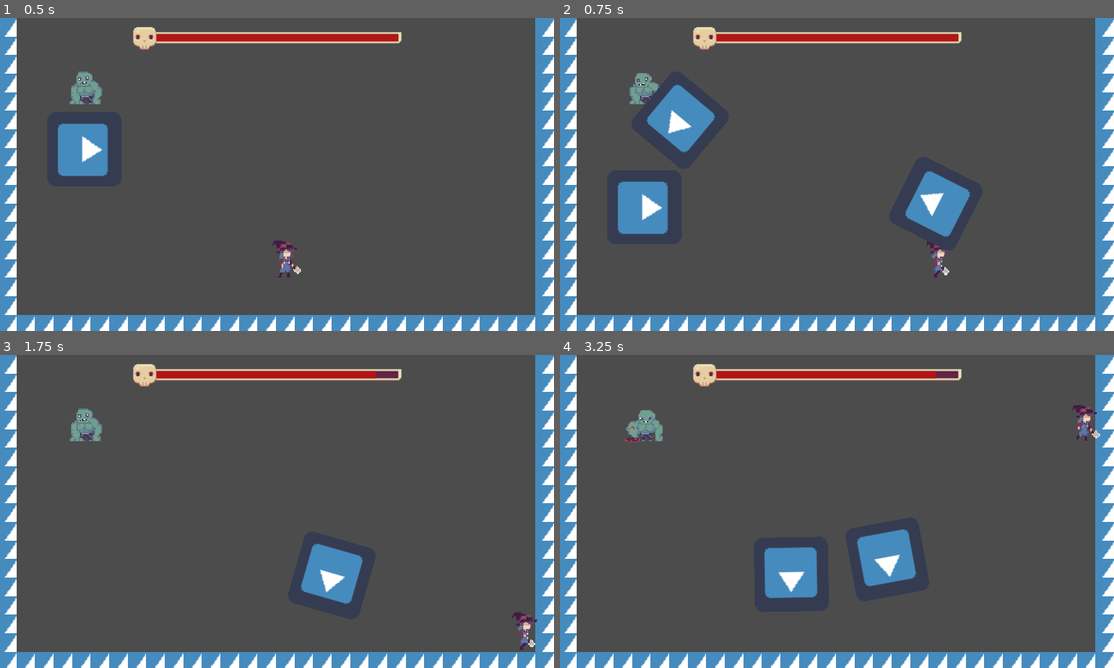
Above: before the commit, frames 1-4 (two rows, left to right).
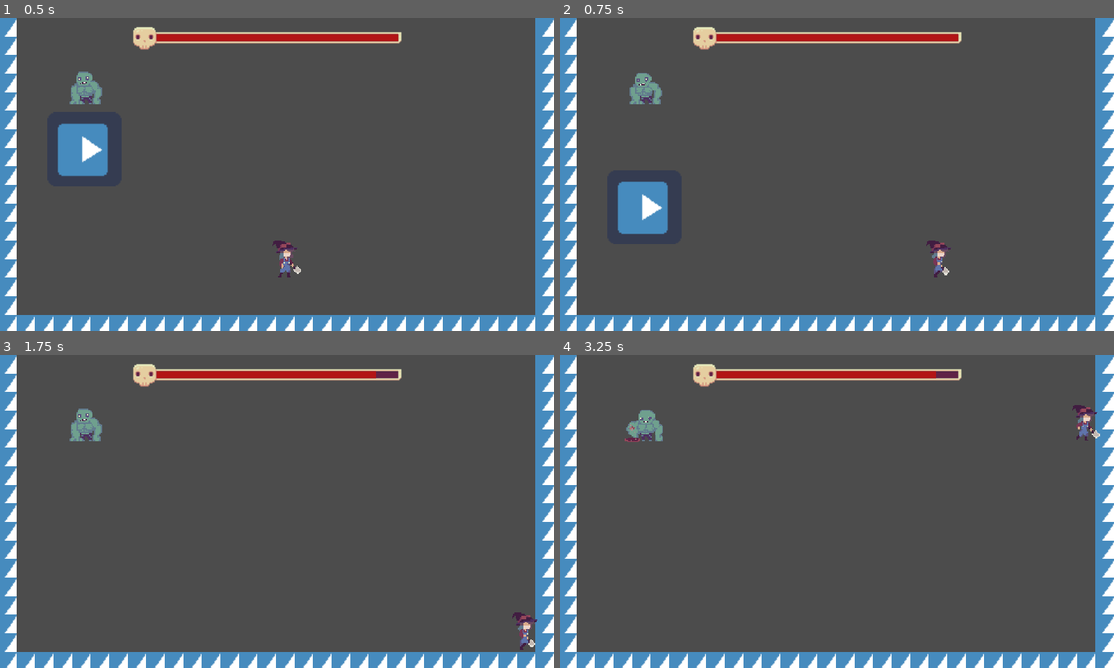
Above: after the commit, the same moments.

Repository: CrushLite/trijam2021
Game: Godot game, scene res://Scenes/World.tscn
The game is run twice, just before and just after one commit, with the same random seed, the same clock (stepped at 60 frames per second) and the same inputs. The engine's default icon, where the game draws it, is replaced by a stand-in: a white triangle on a blue panel in a dark square.
Inputs (mouse positions are in pixels of both pictures, inside the frame that each line leads up to):
- Up to frame 1 (0.5 s): no input
- Up to frame 2 (0.75 s): tap Enter (ui_accept) at 0.5 s; move the mouse to (958, 158) at 0.52 s; hold Right (ui_right) from 0.53 s (still down); click (958, 158) at 0.67 s
- Up to frame 3 (1.75 s): tap Enter (ui_accept) at 0.77, 1.52 s; move the mouse to (166, 527) at 1.27 s; release Right (ui_right) at 1.28 s; hold Down (ui_down) from 1.28 s (still down)
- Up to frame 4 (3.25 s): move the mouse to (892, 442) at 2.02 s; release Down (ui_down) at 2.03 s; hold Right (ui_right) 2.03-2.78 s; move the mouse to (809, 574) at 2.77 s; hold Up (ui_up) from 2.78 s (still down); click (809, 574) at 2.92 s; tap Enter (ui_accept) at 3.02 s

Frame 1 is identical in both runs. In frame 2, 3.2% of the frame differs, in the area x 15-75%, y 21-75%; in frame 3, 1.5%; in frame 4, 3.1%.

Commit message:
Added fireball and rock sprites

Diff:
--- a/TriJam2021/Art/SpriteFrames/Rock_sprite_frames.tres
+++ b/TriJam2021/Art/SpriteFrames/Rock_sprite_frames.tres
@@ -1,16 +1,32 @@
-[gd_resource type="SpriteFrames" load_steps=3 format=2]
+[gd_resource type="SpriteFrames" load_steps=6 format=2]
 
-[ext_resource path="res://Art/icon.png" type="Texture" id=1]
+[ext_resource path="res://Art/Sprites/Rock-Sheet.png" type="Texture" id=1]
 
 [sub_resource type="AtlasTexture" id=1]
-flags = 4
+atlas = ExtResource( 1 )
+region = Rect2( 32, 0, 32, 32 )
+
+[sub_resource type="AtlasTexture" id=2]
+atlas = ExtResource( 1 )
+region = Rect2( 64, 0, 32, 32 )
+
+[sub_resource type="AtlasTexture" id=3]
+atlas = ExtResource( 1 )
+region = Rect2( 96, 0, 32, 32 )
+
+[sub_resource type="AtlasTexture" id=4]
 atlas = ExtResource( 1 )
 region = Rect2( 0, 0, 32, 32 )
 
 [resource]
 animations = [ {
-"frames": [ SubResource( 1 ) ],
+"frames": [ SubResource( 1 ), SubResource( 2 ), SubResource( 3 ) ],
 "loop": true,
-"name": "default",
+"name": "Ground",
+"speed": 5.0
+}, {
+"frames": [ SubResource( 4 ) ],
+"loop": true,
+"name": "Air 1",
 "speed": 5.0
 } ]
--- a/TriJam2021/Art/SpriteFrames/bullet_sprite_frames.tres
+++ b/TriJam2021/Art/SpriteFrames/bullet_sprite_frames.tres
@@ -1,11 +1,19 @@
-[gd_resource type="SpriteFrames" load_steps=2 format=2]
+[gd_resource type="SpriteFrames" load_steps=4 format=2]
 
-[ext_resource path="res://Art/icon.png" type="Texture" id=1]
+[ext_resource path="res://Art/Sprites/Fireball-Sheet.png" type="Texture" id=1]
+
+[sub_resource type="AtlasTexture" id=1]
+atlas = ExtResource( 1 )
+region = Rect2( 0, 0, 16, 16 )
+
+[sub_resource type="AtlasTexture" id=2]
+atlas = ExtResource( 1 )
+region = Rect2( 16, 0, 16, 16 )
 
 [resource]
 animations = [ {
-"frames": [ ExtResource( 1 ) ],
+"frames": [ SubResource( 1 ), SubResource( 2 ) ],
 "loop": true,
-"name": "default",
-"speed": 5.0
+"name": "Bullet",
+"speed": 20.0
 } ]
Binary file added: TriJam2021/Art/Sprites/Fireball-Sheet.png
Not shown, added: TriJam2021/Art/Sprites/Fireball-Sheet.png.import
Binary file added: TriJam2021/Art/Sprites/Rock-Sheet.png
Not shown, added: TriJam2021/Art/Sprites/Rock-Sheet.png.import
